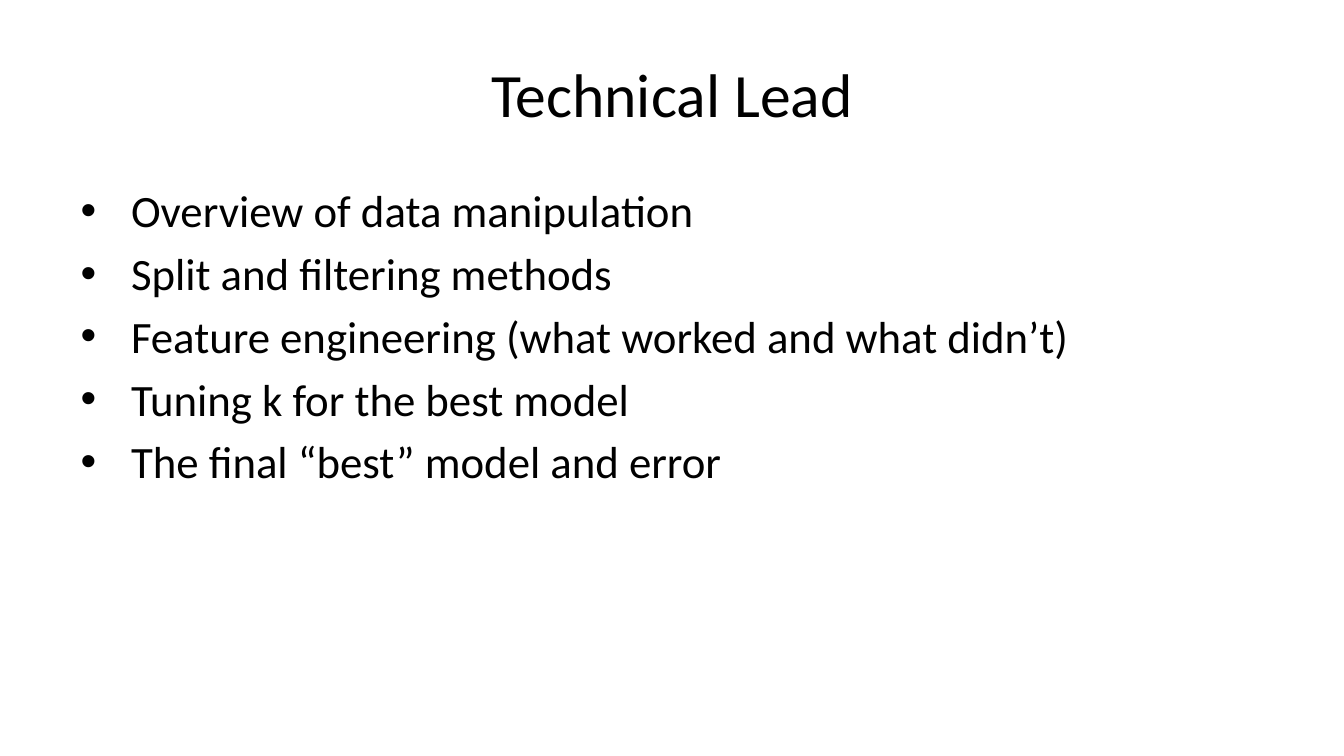
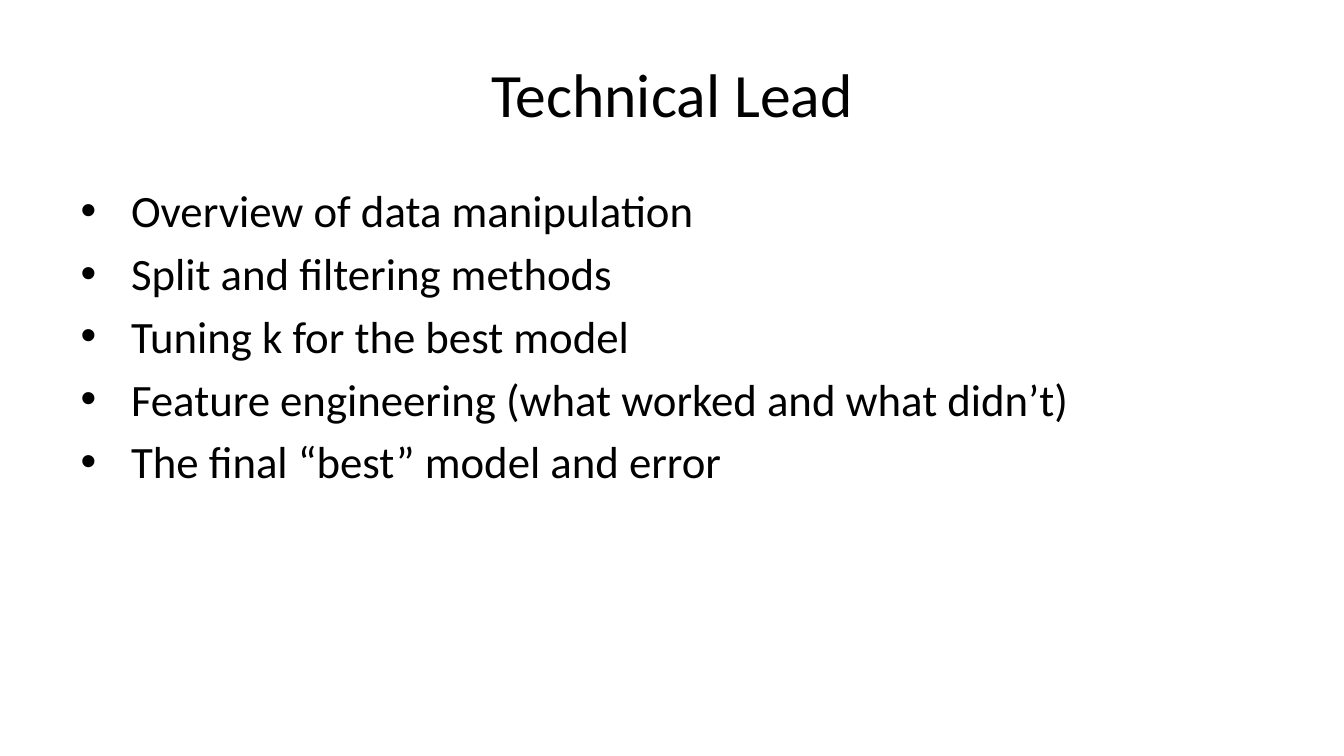
Before and after one commit to deancallahan25/Redwood-Analytics-Portfolio, a slide deck: slide 16 of Project-3/presentation.pptx (slide 14 before the commit). Drawn at 1344x756 pixels with LibreOffice and Linux fonts; fonts in the diff are those of the drawing. Boxes give left, top, right and bottom in pixels: in the first picture for what was removed or moved away, otherwise in the second. Text is boxed around its words. In the diff, an @@ line names an element or a change of style, - is before the commit and + after.

Commit message:
final edits for tech lead section

```diff
--- a/Project-3/presentation.pptx
+++ b/Project-3/presentation.pptx
@@ text at (131, 322, 628, 361): paragraph added @@
+• Tuning k for the best model
@@ text at (131, 385, 628, 424): paragraph removed @@
-• Tuning k for the best model
```
Also in this commit, not shown: 2 other slides changed, 5 slides added, 1 slide removed, 1 other file.
